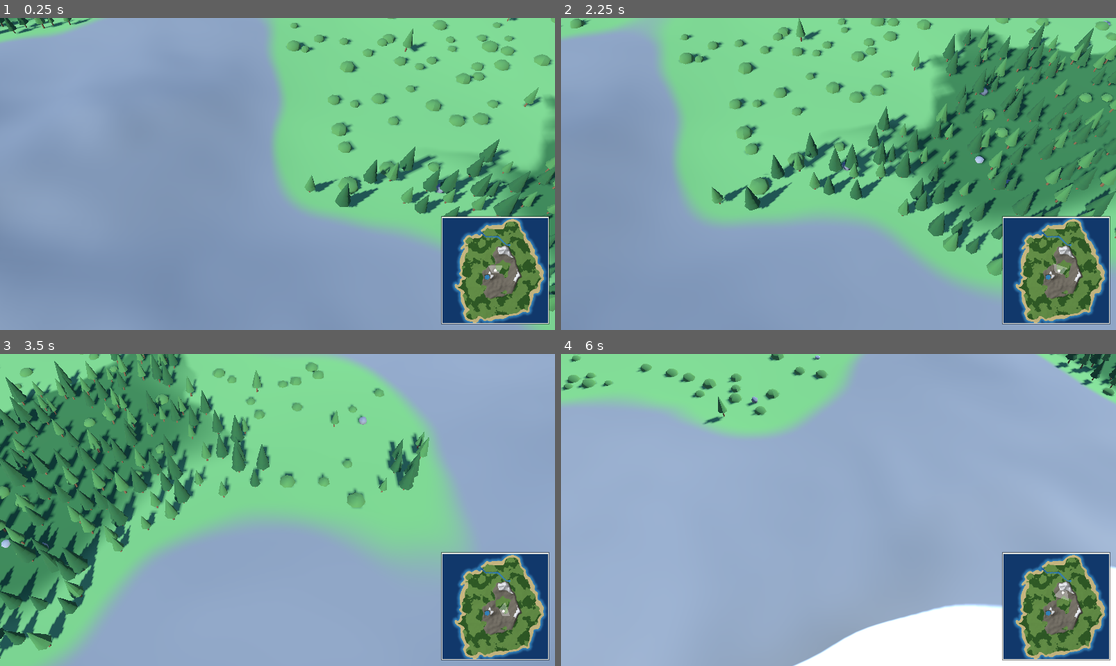
Above: before the commit, frames 1-4 (two rows, left to right).
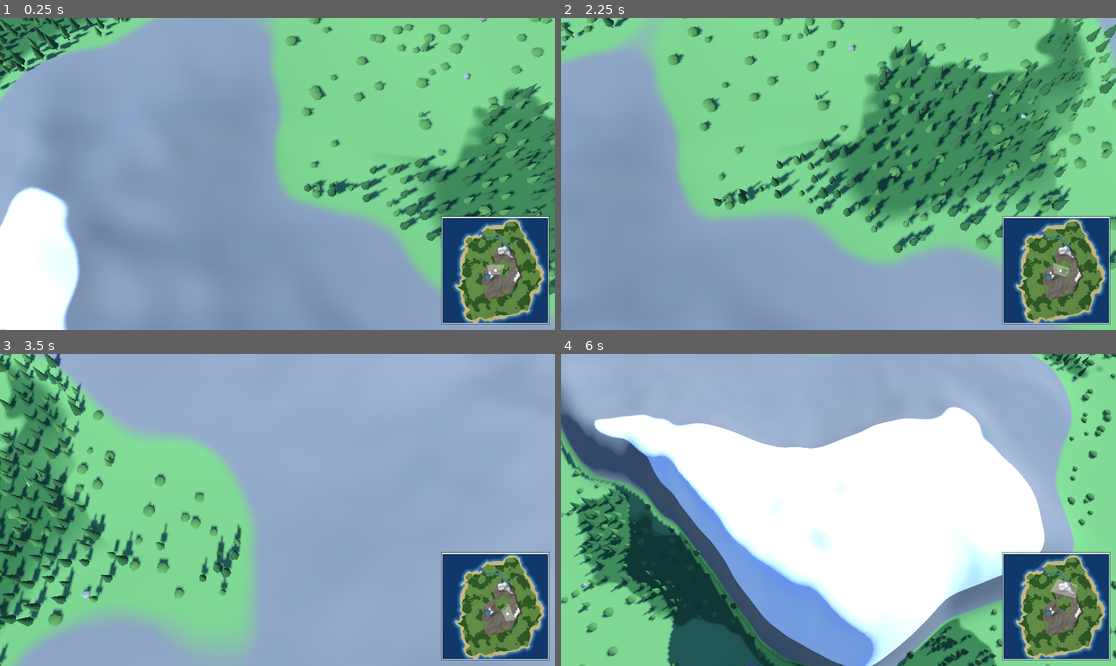
Above: after the commit, the same moments.

Repository: Juanlucg/AgeOfTowns3D
Game: Godot game, scene res://scenes/Main.tscn
The game is run twice, just before and just after one commit, with the same random seed, the same clock (stepped at 60 frames per second) and the same inputs.
Inputs (mouse positions are in pixels of both pictures, inside the frame that each line leads up to):
- Up to frame 1 (0.25 s): no input
- Up to frame 2 (2.25 s): drag from (838, 174) to (894, 105) at 0.52 s; drag from (727, 189) to (810, 236) at 1.27 s; move the mouse to (894, 105) at 2.02 s; hold D from 2.03 s (still down); hold Q from 2.03 s (still down)
- Up to frame 3 (3.5 s): release D at 2.75 s; release Q at 2.75 s; drag from (249, 572) to (111, 463) at 2.77 s
- Up to frame 4 (6 s): move the mouse to (1005, 556) at 3.52 s; hold A 3.53-4.25 s; hold Q 3.53-4.25 s; drag from (672, 463) to (755, 432) at 4.27 s; move the mouse to (866, 510) at 5.02 s; hold S 5.03-5.75 s; hold Q 5.03-5.75 s; click (866, 510) at 5.17 s; drag from (755, 432) to (727, 525) at 5.77 s

The runs differ from the first frame. In frame 1, 21% of the frame differs, in the area x 0-100%, y 0-100%; in frame 2, 31%; in frame 3, 52%; in frame 4, 80%.

Commit message:
Optimizacion de arranque: mascara a baja resolucion y malla con arrays planos

Diff:
--- a/scripts/CameraController3D.gd
+++ b/scripts/CameraController3D.gd
@@ -15,14 +15,14 @@
 @export var map_corner_max: Vector2 = Vector2.ZERO   # si queda en cero, se toma el tamano del mapa
 
 const YAW_DEFAULT := 0.0
-const PITCH_DEFAULT := 55.0
+const PITCH_DEFAULT := 70.0
 const PITCH_MIN := 12.0
 const PITCH_MAX := 82.0
 const ZOOM_MIN := 6.0
-const ZOOM_MAX := 150.0
-const ZOOM_START := 20.0
-const ZOOM_STEP := 4.0
-const MOVE_SPEED := 40.0
+const ZOOM_MAX := 200.0
+const ZOOM_START := 30.0
+const ZOOM_STEP := 8.0
+const MOVE_SPEED := 60.0
 const ROTATE_SPEED := 1.6
 const ORBIT_SENSITIVITY := 0.006
 const BORDER := 2.0
--- a/scripts/Terrain.gd
+++ b/scripts/Terrain.gd
@@ -162,34 +162,46 @@
 	forest_noise.noise_type = FastNoiseLite.TYPE_SIMPLEX_SMOOTH
 	forest_noise.frequency = FOREST_FREQ
 
-	# --- Mascara tierra/mar ---
-	var cont := PackedFloat32Array()
-	cont.resize(n)
-	for j in range(_height):
-		for i in range(_width):
-			var nx := float(i) / float(_width)
-			var ny := float(j) / float(_height)
+	# --- Mascara tierra/mar a baja resolucion (campo de baja frecuencia) ---
+	var MASK_LOW := 192
+	var ml := MASK_LOW
+	var cont_low := PackedFloat32Array()
+	cont_low.resize(ml * ml)
+	for j in range(ml):
+		for i in range(ml):
+			var nx := float(i) / float(ml)
+			var ny := float(j) / float(ml)
 			var cx := nx - 0.5
 			var cy := ny - 0.5
 			var d := sqrt(cx * cx + cy * cy) * 2.0
 			var falloff := _smoothstep(clampf((d - FALLOFF_START) / (FALLOFF_END - FALLOFF_START), 0.0, 1.0))
-			cont[j * _width + i] = base_noise.get_noise_2d(nx, ny) * CONTINENT_GAIN - falloff * EDGE_FALLOFF + CONTINENT_SHORE
-
-	# Suaviza la mascara para eliminar pozas/islotes de ruido diminutos
-	cont = _blur_y(_blur_x(cont, MASK_SMOOTH), MASK_SMOOTH)
+			cont_low[j * ml + i] = base_noise.get_noise_2d(nx, ny) * CONTINENT_GAIN - falloff * EDGE_FALLOFF + CONTINENT_SHORE
+
+	# Suaviza la mascara a baja resolucion (equivale al blur a res. completa)
+	cont_low = _blur_y_dim(_blur_x_dim(cont_low, ml, ml, 1), ml, ml, 1)
+	var sea_mask_low := PackedByteArray()
+	sea_mask_low.resize(ml * ml)
+	var land_mask_low := PackedByteArray()
+	land_mask_low.resize(ml * ml)
+	for i in range(ml * ml):
+		if cont_low[i] < 0.0:
+			sea_mask_low[i] = 1
+		else:
+			land_mask_low[i] = 1
+
+	var coast_dist_low := _distance_field_dim(sea_mask_low, ml, ml)
+	var land_dist_low := _distance_field_dim(land_mask_low, ml, ml)
+	var _lr_scale := float(_width) / float(ml)
+	var coast_dist := _upsample_field(coast_dist_low, ml, ml, _lr_scale)
+	var land_dist := _upsample_field(land_dist_low, ml, ml, _lr_scale)
+
 	var sea_mask := PackedByteArray()
 	sea_mask.resize(n)
 	sea_mask.fill(0)
+	var cont_full := _upsample_field(cont_low, ml, ml)
 	for i in range(n):
-		if cont[i] < 0.0:
+		if cont_full[i] < 0.0:
 			sea_mask[i] = 1
-
-	var land_mask := PackedByteArray()
-	land_mask.resize(n)
-	for i in range(n):
-		land_mask[i] = 1 - sea_mask[i]
-	var coast_dist := _distance_field(sea_mask)   # tierra -> costa
-	var land_dist := _distance_field(land_mask)   # mar -> costa
 
 	# --- Alturas ---
 	var heights := PackedFloat32Array()
@@ -260,8 +272,18 @@
 	var path := _trace_river(heights, rng, src, mouth)
 	var meander := _meander_polyline(path)
 	var meander_mask := _polyline_mask(meander.points)
-	var river_dist := _distance_field(meander_mask)
 	var half_px := RIVER_HALF_WIDTH_U * _px_per_unit
+	# Campo de distancias del cauce solo dentro de su caja (no en todo el mapa)
+	var pad := int(half_px * 2.5) + 2
+	var rmin := Vector2(1.0e9, 1.0e9)
+	var rmax := Vector2(-1.0e9, -1.0e9)
+	for pt in meander.points:
+		rmin.x = minf(rmin.x, pt.x)
+		rmin.y = minf(rmin.y, pt.y)
+		rmax.x = maxf(rmax.x, pt.x)
+		rmax.y = maxf(rmax.y, pt.y)
+	var rbox := Rect2i(int(rmin.x) - pad, int(rmin.y) - pad, int(rmax.x - rmin.x) + pad * 2 + 1, int(rmax.y - rmin.y) + pad * 2 + 1)
+	var river_dist := _distance_field_region(meander_mask, rbox)
 	var rtotal: float = meander.cum[meander.cum.size() - 1]
 	# Fraccion del cauce (al final) dedicada a fundir la desembocadura con el mar
 	var mouth_frac := 1.0
@@ -742,8 +764,10 @@
 
 
 func _distance_field(inside: PackedByteArray) -> PackedFloat32Array:
-	var w := _width
-	var h := _height
+	return _distance_field_dim(inside, _width, _height)
+
+
+func _distance_field_dim(inside: PackedByteArray, w: int, h: int) -> PackedFloat32Array:
 	var dist := PackedFloat32Array()
 	dist.resize(w * h)
 	dist.fill(1.0e9)
@@ -783,9 +807,82 @@
 	return dist
 
 
+func _distance_field_region(inside: PackedByteArray, box: Rect2i) -> PackedFloat32Array:
+	# Campo de distancias calculado solo dentro de una region (la caja del rio).
+	# Los pixeles fuera de la region quedan con distancia enorme (no se usan).
+	var dist := PackedFloat32Array()
+	dist.resize(_width * _height)
+	dist.fill(1.0e9)
+	var x0 := clampi(box.position.x, 0, _width - 1)
+	var y0 := clampi(box.position.y, 0, _height - 1)
+	var x1 := clampi(box.end.x - 1, 0, _width - 1)
+	var y1 := clampi(box.end.y - 1, 0, _height - 1)
+	for j in range(y0, y1 + 1):
+		for i in range(x0, x1 + 1):
+			if inside[j * _width + i] == 1:
+				dist[j * _width + i] = 0.0
+	for j in range(y0, y1 + 1):
+		for i in range(x0, x1 + 1):
+			var idx := j * _width + i
+			var d := dist[idx]
+			if i > x0:
+				d = minf(d, dist[idx - 1] + 1.0)
+			if j > y0:
+				d = minf(d, dist[idx - _width] + 1.0)
+			if i > x0 and j > y0:
+				d = minf(d, dist[idx - _width - 1] + 1.41421)
+			if i < x1 and j > y0:
+				d = minf(d, dist[idx - _width + 1] + 1.41421)
+			dist[idx] = d
+	for j in range(y1, y0 - 1, -1):
+		for i in range(x1, x0 - 1, -1):
+			var idx := j * _width + i
+			var d := dist[idx]
+			if i < x1:
+				d = minf(d, dist[idx + 1] + 1.0)
+			if j < y1:
+				d = minf(d, dist[idx + _width] + 1.0)
+			if i < x1 and j < y1:
+				d = minf(d, dist[idx + _width + 1] + 1.41421)
+			if i > x0 and j < y1:
+				d = minf(d, dist[idx + _width - 1] + 1.41421)
+			dist[idx] = d
+	return dist
+
+
+func _upsample_field(low: PackedFloat32Array, lw: int, lh: int, scale := 1.0) -> PackedFloat32Array:
+	# Upscale bilineal de un campo de baja resolucion al tamano completo del mapa.
+	# scale multiplica el resultado (p.ej. para pasar distancias de pixeles
+	# low-res a pixeles del mapa completo).
+	var out := PackedFloat32Array()
+	out.resize(_width * _height)
+	for j in range(_height):
+		var fy := (float(j) + 0.5) / float(_height) * float(lh) - 0.5
+		var y0 := clampi(int(floor(fy)), 0, lh - 1)
+		var y1 := mini(y0 + 1, lh - 1)
+		var ty: float = fy - floor(fy)
+		for i in range(_width):
+			var fx := (float(i) + 0.5) / float(_width) * float(lw) - 0.5
+			var x0 := clampi(int(floor(fx)), 0, lw - 1)
+			var x1 := mini(x0 + 1, lw - 1)
+			var tx: float = fx - floor(fx)
+			var v00 := low[y0 * lw + x0]
+			var v10 := low[y0 * lw + x1]
+			var v01 := low[y1 * lw + x0]
+			var v11 := low[y1 * lw + x1]
+			out[j * _width + i] = lerpf(lerpf(v00, v10, tx), lerpf(v01, v11, tx), ty) * scale
+	return out
+
+
 func _blur_x(src: PackedFloat32Array, radius: int) -> PackedFloat32Array:
-	var w := _width
-	var h := _height
+	return _blur_x_dim(src, _width, _height, radius)
+
+
+func _blur_y(src: PackedFloat32Array, radius: int) -> PackedFloat32Array:
+	return _blur_y_dim(src, _width, _height, radius)
+
+
+func _blur_x_dim(src: PackedFloat32Array, w: int, h: int, radius: int) -> PackedFloat32Array:
 	var out := src.duplicate()
 	var pref := PackedFloat32Array()
 	pref.resize(w + 1)
@@ -801,9 +898,7 @@
 	return out
 
 
-func _blur_y(src: PackedFloat32Array, radius: int) -> PackedFloat32Array:
-	var w := _width
-	var h := _height
+func _blur_y_dim(src: PackedFloat32Array, w: int, h: int, radius: int) -> PackedFloat32Array:
 	var out := src.duplicate()
 	var pref := PackedFloat32Array()
 	pref.resize(h + 1)
@@ -836,21 +931,25 @@
 func _bicubic(data: PackedFloat32Array, w: int, h: int, fx: float, fy: float) -> float:
 	# Interpolacion Catmull-Rom C1: suaviza los escalones de la rejilla de
 	# pixeles (causa del borde de agua "serrado") sin emborronar el relieve.
+	# Sin reservas de arrays por llamada (se usa muchisimo al construir la
+	# malla y las allocaciones eran el cuello de botella).
 	var x0 := int(fx) - 1
 	var y0 := int(fy) - 1
 	var tx := fx - int(fx)
 	var ty := fy - int(fy)
-	var row := PackedFloat32Array()
-	row.resize(4)
-	for i in range(4):
-		var xi := clampi(x0 + i, 0, w - 1)
-		var col := PackedFloat32Array()
-		col.resize(4)
-		for j in range(4):
-			var yj := clampi(y0 + j, 0, h - 1)
-			col[j] = data[yj * w + xi]
-		row[i] = _catmull1(col[0], col[1], col[2], col[3], ty)
-	return _catmull1(row[0], row[1], row[2], row[3], tx)
+	var ya := clampi(y0, 0, h - 1)
+	var yb := clampi(y0 + 1, 0, h - 1)
+	var yc := clampi(y0 + 2, 0, h - 1)
+	var yd := clampi(y0 + 3, 0, h - 1)
+	var xa := clampi(x0, 0, w - 1)
+	var xb := clampi(x0 + 1, 0, w - 1)
+	var xc := clampi(x0 + 2, 0, w - 1)
+	var xd := clampi(x0 + 3, 0, w - 1)
+	var r0 := _catmull1(data[ya * w + xa], data[yb * w + xa], data[yc * w + xa], data[yd * w + xa], ty)
+	var r1 := _catmull1(data[ya * w + xb], data[yb * w + xb], data[yc * w + xb], data[yd * w + xb], ty)
+	var r2 := _catmull1(data[ya * w + xc], data[yb * w + xc], data[yc * w + xc], data[yd * w + xc], ty)
+	var r3 := _catmull1(data[ya * w + xd], data[yb * w + xd], data[yc * w + xd], data[yd * w + xd], ty)
+	return _catmull1(r0, r1, r2, r3, tx)
 
 
 func height_at(p: Vector2) -> float:
--- a/scripts/TerrainMesh.gd
+++ b/scripts/TerrainMesh.gd
@@ -16,15 +16,21 @@
 	var size: float = Terrain.WORLD_SIZE
 	var steps := int(size / CELL)
 	var side := steps + 1
+	var nv := side * side
 
-	var st := SurfaceTool.new()
-	st.begin(Mesh.PRIMITIVE_TRIANGLES)
-	st.set_custom_format(0, SurfaceTool.CUSTOM_RGBA_FLOAT)
+	var verts := PackedVector3Array()
+	var uvs := PackedVector2Array()
+	var custom := PackedFloat32Array()
+	var hgrid := PackedFloat32Array()
+	verts.resize(nv)
+	uvs.resize(nv)
+	custom.resize(nv * 4)
+	hgrid.resize(nv)
 
 	for j in range(side):
+		var y: float = j * CELL
 		for i in range(side):
 			var x: float = i * CELL
-			var y: float = j * CELL
 			var p := Vector2(x, y)
 			var h: float = Terrain.height_at(p)
 			var forest: float = Terrain.forest_at(p)
@@ -32,25 +38,64 @@
 			# Bajo el nivel local de agua (mar=0, lagos elevados): superficie
 			# plana a ese nivel (en CPU para que las normales queden correctas)
 			var surf_h := wl if h < wl else h
-			st.set_custom(0, Color(h, forest, 0.0, wl))
-			st.set_uv(Vector2(x / size, y / size))
-			st.add_vertex(Vector3(x, surf_h, y))
+			var idx := j * side + i
+			var c4 := idx * 4
+			hgrid[idx] = surf_h
+			verts[idx] = Vector3(x, surf_h, y)
+			uvs[idx] = Vector2(x / size, y / size)
+			custom[c4] = h
+			custom[c4 + 1] = forest
+			custom[c4 + 2] = 0.0
+			custom[c4 + 3] = wl
 
+	var normals := PackedVector3Array()
+	normals.resize(nv)
+	for j in range(side):
+		var row := j * side
+		var row_u := maxi(0, j - 1) * side
+		var row_d := mini(side - 1, j + 1) * side
+		for i in range(side):
+			var il := maxi(0, i - 1)
+			var ir := mini(side - 1, i + 1)
+			var dl: float = hgrid[row + il]
+			var dr: float = hgrid[row + ir]
+			var du: float = hgrid[row_u + i]
+			var dd: float = hgrid[row_d + i]
+			normals[row + i] = Vector3(dr - dl, -2.0 * CELL, dd - du).normalized()
+
+	var inds := PackedInt32Array()
+	inds.resize(steps * steps * 6)
+	var o := 0
 	for j in range(steps):
 		for i in range(steps):
 			var a := j * side + i
 			var b := a + 1
 			var c := a + side
 			var d := c + 1
-			st.add_index(a)
-			st.add_index(c)
-			st.add_index(b)
-			st.add_index(b)
-			st.add_index(c)
-			st.add_index(d)
+			inds[o] = a
+			o += 1
+			inds[o] = c
+			o += 1
+			inds[o] = b
+			o += 1
+			inds[o] = b
+			o += 1
+			inds[o] = c
+			o += 1
+			inds[o] = d
+			o += 1
 
-	st.generate_normals()
-	return st.commit()
+	var arr := []
+	arr.resize(Mesh.ARRAY_MAX)
+	arr[Mesh.ARRAY_VERTEX] = verts
+	arr[Mesh.ARRAY_NORMAL] = normals
+	arr[Mesh.ARRAY_TEX_UV] = uvs
+	arr[Mesh.ARRAY_CUSTOM0] = custom
+	arr[Mesh.ARRAY_INDEX] = inds
+	var m := ArrayMesh.new()
+	var flags := Mesh.ARRAY_CUSTOM_RGBA_FLOAT << Mesh.ARRAY_FORMAT_CUSTOM0_SHIFT
+	m.add_surface_from_arrays(Mesh.PRIMITIVE_TRIANGLES, arr, [], {}, flags)
+	return m
 
 
 func _apply_material() -> void:
